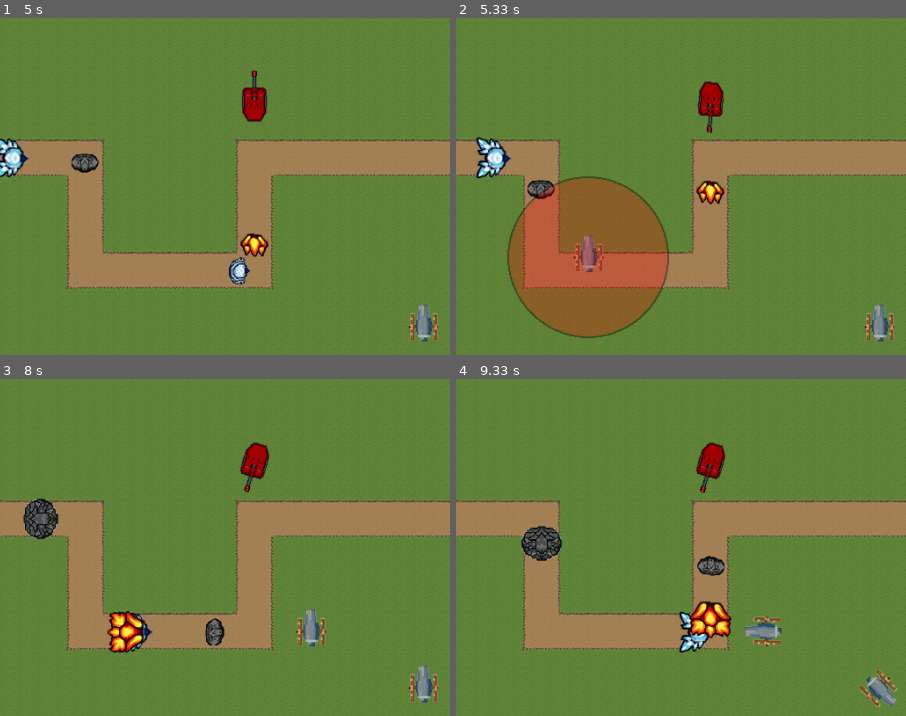
Above: before the commit, frames 1-4 (two rows, left to right).
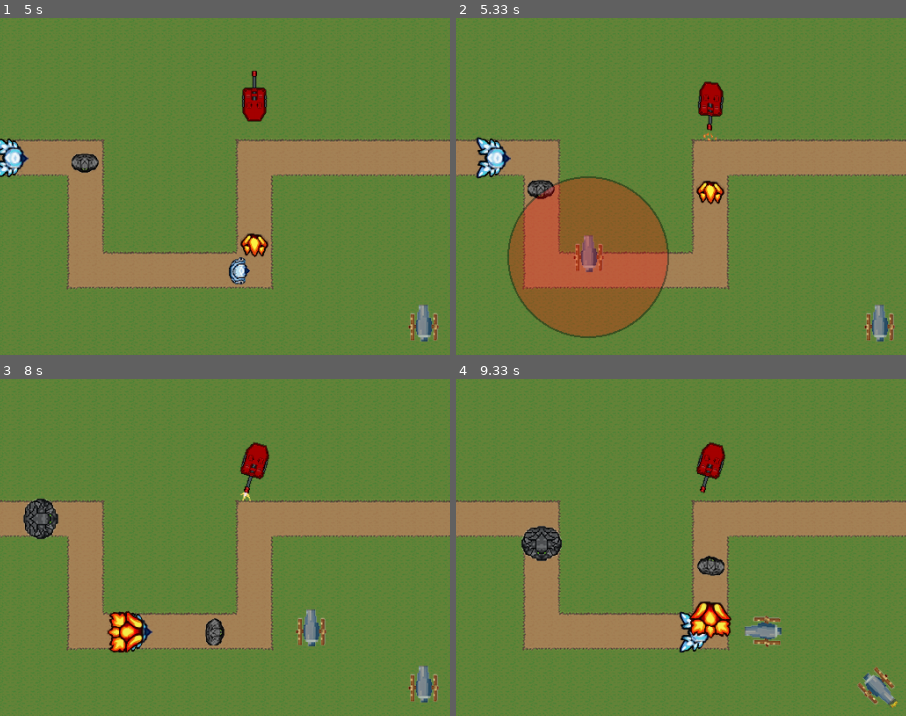
Above: after the commit, the same moments.

Repository: peter5454/PyGame
Game: pygame game, started from main.py
Two runs of this game, one before a commit and one after it. Both use one fixed random seed, a clock stepped at 60 frames per second and the inputs below.
Inputs (mouse positions are % of the whole screen's width and height, from its top left):
- Up to frame 1 (5 s): click (82, 37) at 0.38 s; click (51, 57) at 0.72 s; click (89, 94) at 1.05 s; click (62, 59) at 1.38 s; click (94, 37) at 2.72 s; click (34, 17) at 3.05 s; click (82, 37) at 3.38 s; click (81, 48) at 3.72 s; click (85, 69) at 4.05 s; click (82, 37) at 4.88 s
- Up to frame 2 (5.33 s): click (21, 44) at 5.22 s
- Up to frame 3 (8 s): click (35, 79) at 5.55 s; click (19, 87) at 5.88 s; click (34, 17) at 6.22 s; click (40, 46) at 6.55 s
- Up to frame 4 (9.33 s): no input
The pictures show only the part of the screen within x 6-56%, y 8-58%; the shares and areas given below are measured in that part.

Frame 1 is identical in both runs. In frame 2, less than 0.1% of the frame differs, in the area x 54-59%, y 31-37%; in frame 3, less than 0.1%; in frame 4, 0.3%, in the area x 89-99%, y 85-98%.

Commit message:
base fire and ice added

Diff:
--- a/constants.py
+++ b/constants.py
@@ -16,4 +16,4 @@
 LEVEL_COMPLETE_REWARD = 100
 
 ANIMATION_STEPS = 8
-ANIMATION_DELAY = 15
+ANIMATION_DELAY = 50
Binary file added: assets/images/turrets/fire_archer_1.png
Binary file added: assets/images/turrets/ice_mage_1.png
